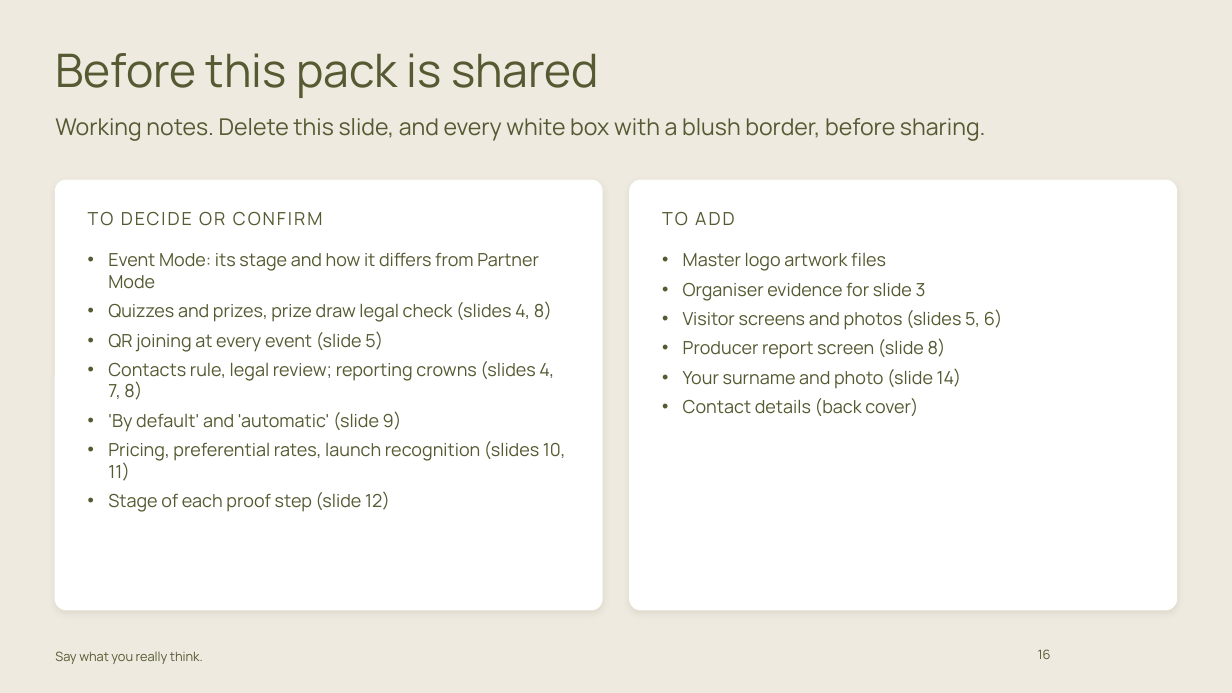
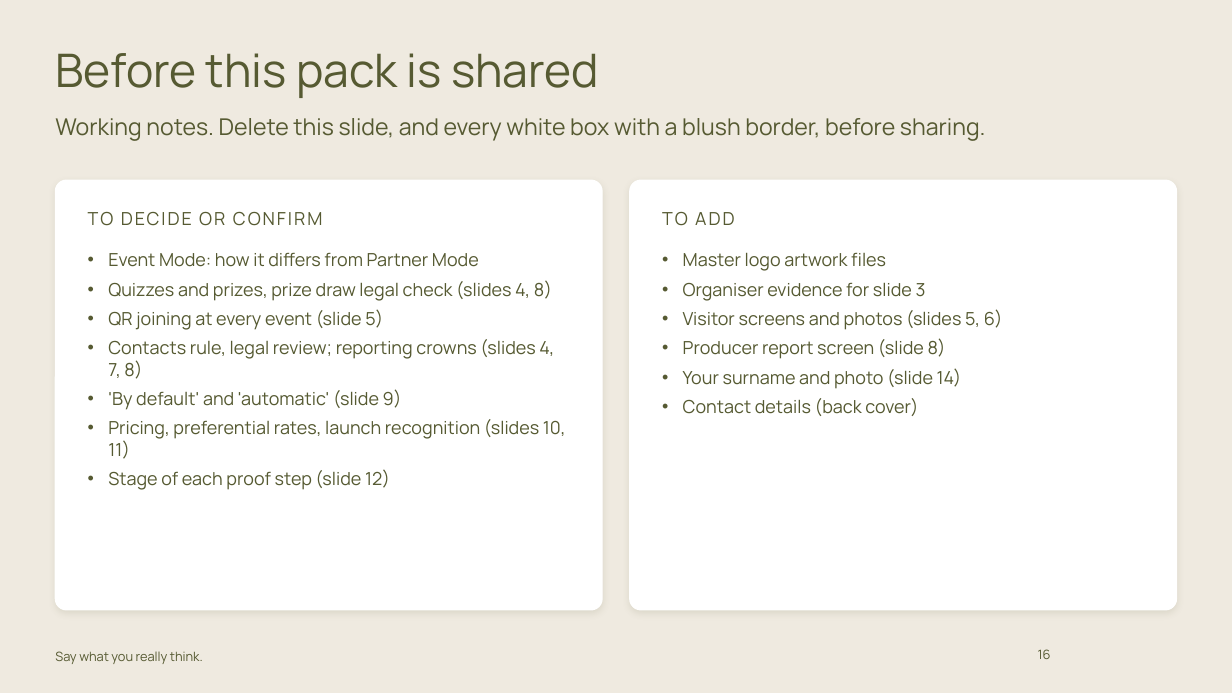
Before and after one commit to carrie147/entre-amis-brand-agent, a slide deck: slide 16 of decks/Entre Amis - Event Mode pack - DRAFT.pptx. Drawn at 1232x693 pixels with LibreOffice and Linux fonts; fonts in the diff are those of the drawing; background and template pictures are left out. Boxes give left, top, right and bottom in pixels: in the first picture for what was removed or moved away, otherwise in the second. Text is boxed around its words. In the diff, an @@ line names an element or a change of style, - is before the commit and + after.

```diff
--- a/decks/Entre Amis - Event Mode pack - DRAFT.pptx
+++ b/decks/Entre Amis - Event Mode pack - DRAFT.pptx
@@ text at [108,252,479,267]: text changed @@
-• Event Mode: its stage and how it differs from Partner Mode
+• Event Mode: how it differs from Partner Mode
```
Also in this commit, not shown: 2 other slides changed, 4 other files.
